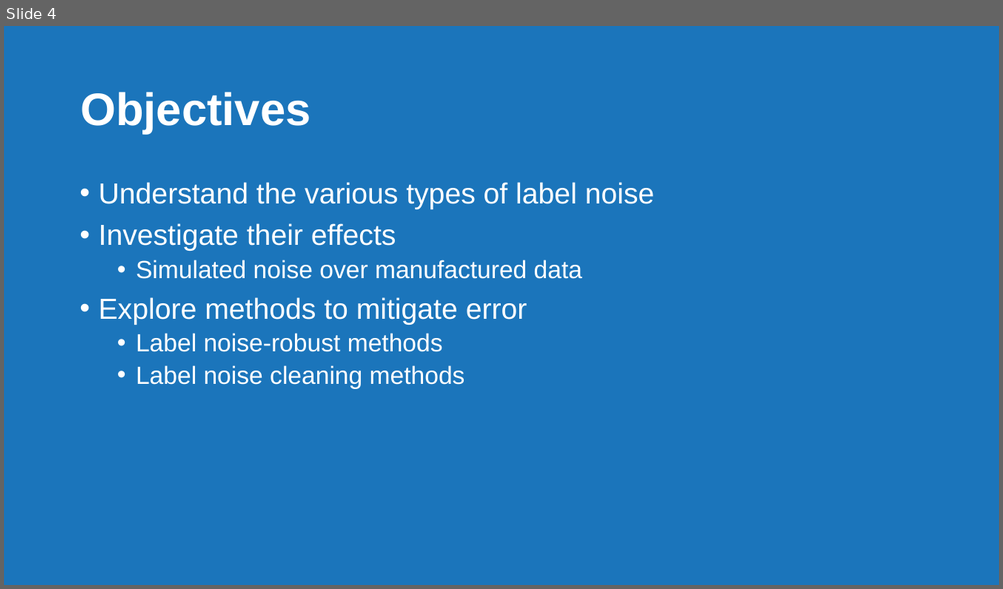
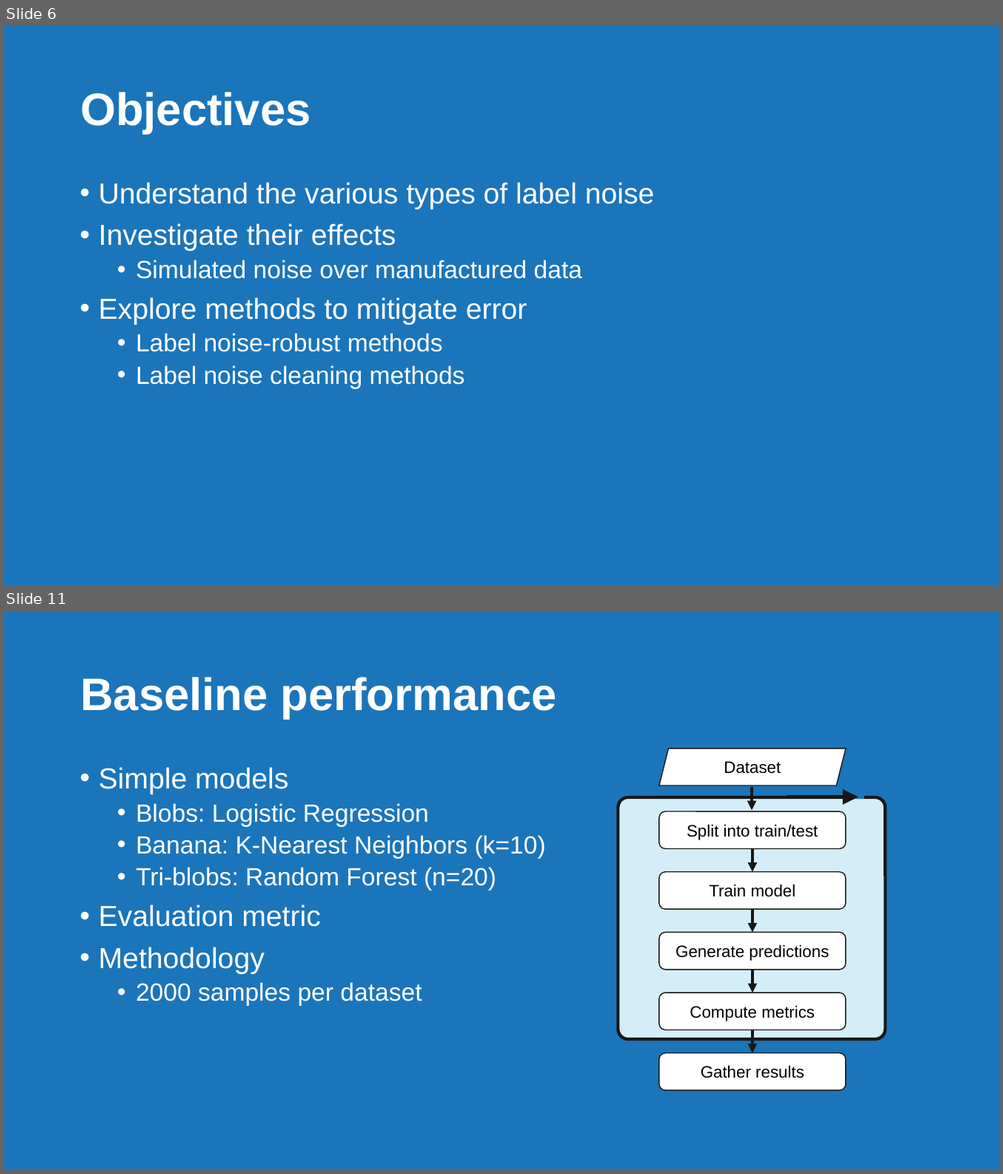
Before and after one commit to jkingphd/label_noise, a slide deck: ntc_analytics_summit_king.pptx. Shown one above the other, each under a label of ours: slide 4 before the commit, slides 6 and 11 after it; the slides between them are not shown. The pictures are 1003x589 and 1003x1174 pixels, drawn with LibreOffice and Linux fonts; fonts in the diff are those of the drawing. Boxes give left, top, right and bottom in pixels: in the first picture for what was removed or moved away, otherwise in the second. Text is boxed around its words. In the diff, an @@ line names an element or a change of style, - is before the commit and + after.

```diff
--- a/ntc_analytics_summit_king.pptx
+++ b/ntc_analytics_summit_king.pptx
@@ slide 11 added at (4, 611, 999, 1170), background #1B75BB @@
@@ title added at (80, 677, 557, 718), 44 pt, text #FFFFFF, bold @@
+Baseline performance
@@ text added at (99, 767, 546, 1006), 24 pt, text #FFFFFF @@
+• Simple models
+  • Blobs: Logistic Regression
+  • Banana: K-Nearest Neighbors (k=10)
+  • Tri-blobs: Random Forest (n=20)
+• Evaluation metric
+• Methodology
+  • 2000 samples per dataset
@@ group added at (618, 749, 885, 1091): 6 rounded rectangles, 6 arrows, 1 parallelogram, 1 line @@
+Dataset
+Split into train/test
+Train model
+Generate predictions
+Compute metrics
+Gather results
@@ what was slide 4 is now slide 6 @@
```
Also in this commit, not shown: 2 slides changed, 43 other slides added, 4 slides removed, 6 other files.
